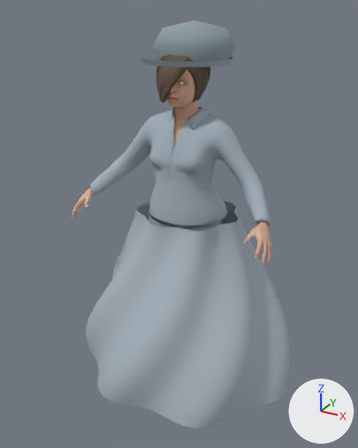
Two versions of the glTF model characters/npcs/british/sergeant_woman.glb, one commit apart.
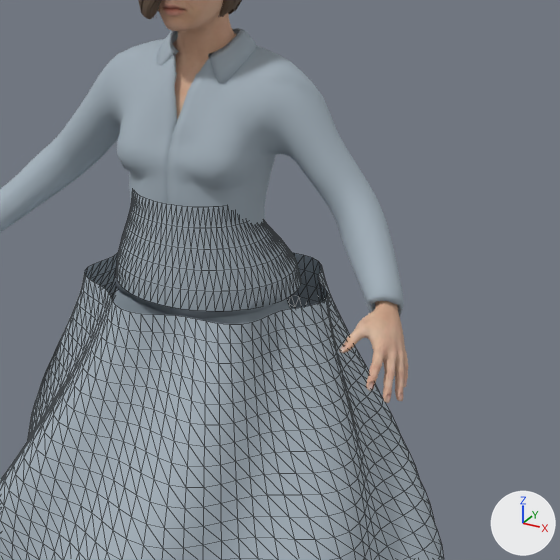
There are two pictures of each version: one whole from a camera (50 mm lens) standing at (0.951, -1.812, 1.677) and looking at (-0.032, -0.025, 0.784), one close up on the part from 28% to 94% of the width and 21% to 74% of the height. The lights are fixed; the arrows at lower right show +X, +Y and +Z. The older version's two pictures come first. The close-ups show mesh edges as thin lines. Vertices at exactly the same position are counted once.

Objects in the first close-up: 'Companion fitted waist transition', 'Companion gathered skirt', 'Companion_MPFB_body_export_cutout', 'Companion_fitted_cloth_base_export_cutout' and 1 more.
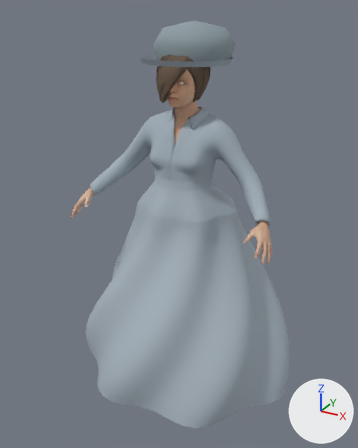
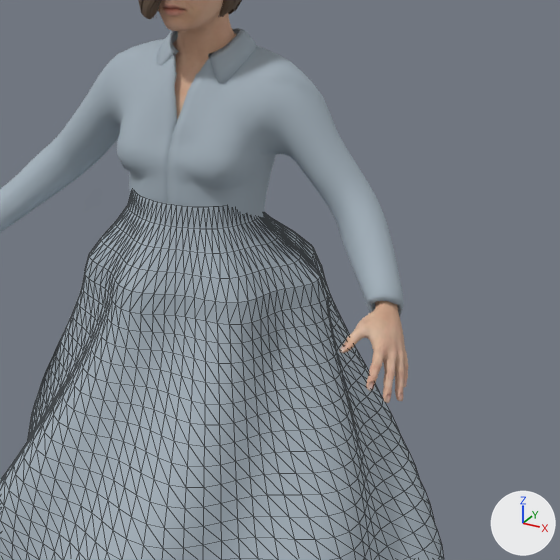
The change, as a list of edits to the scene's bpy script:
```text
Change me_companion_fitted_waist_transition_mesh:
    used by ob_companion_fitted_waist_transition; location = (0.0, 0.0, 0.0)
    remove me_companion_fitted_waist_transition_mesh.from_pydata(...)  # 432 vertices, 720 faces; spans x -0.176..0.176, y -0.161..0.161, z 0.847..1.032
    add me_companion_fitted_waist_transition_mesh.from_pydata(...)  # 432 vertices, 720 faces; spans x -0.219..0.236, y -0.213..0.213, z 0.847..1.032
    me_companion_fitted_waist_transition_mesh part 1: 360 of 432 vertices moved; they spanned x -0.176..0.176, y -0.161..0.161, z 0.847..0.995 and now span x -0.219..0.236, y -0.213..0.213, z 0.847..0.995; mean shift (0.0, 0.0, 0.0); largest move (0.176, 0.0, 0.847) -> (0.236, 0.0, 0.847)
```

Where the change shows, as pixel boxes [x1, y1, x2, y2] in the close-ups (560 x 560 px):
'Companion fitted waist transition', reshaped (31% wider, 11% taller): before [116, 193, 301, 311]; after [85, 193, 328, 324]
